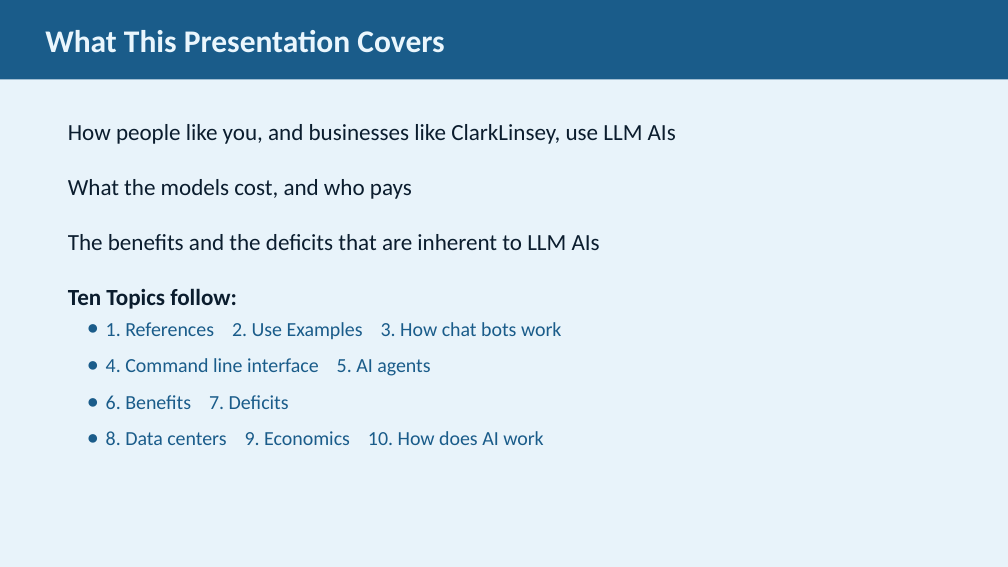
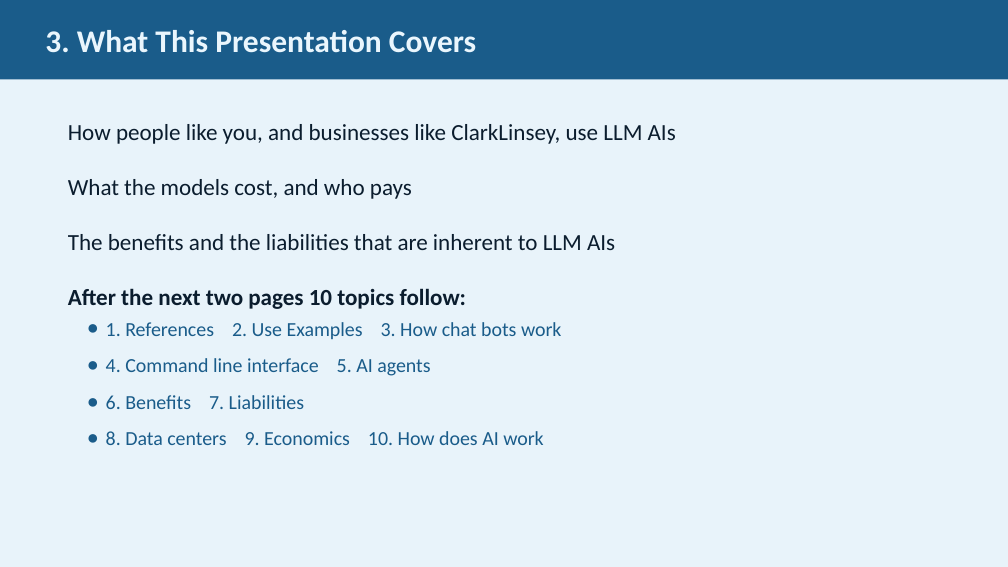
Before and after one commit to JimFawcett/NewSite, a slide deck: slide 3 of AI Presentation 2026/AI_Presentation.pptx (slide 4 before the commit). Drawn at 1008x567 pixels with LibreOffice and Linux fonts; fonts in the diff are those of the drawing. Boxes give left, top, right and bottom in pixels: in the first picture for what was removed or moved away, otherwise in the second. Text is boxed around its words. In the diff, an @@ line names an element or a change of style, - is before the commit and + after.

```diff
--- a/AI Presentation 2026/AI_Presentation.pptx
+++ b/AI Presentation 2026/AI_Presentation.pptx
@@ text in rectangle at box(45, 30, 476, 53): text changed @@
-What This Presentation Covers
+3. What This Presentation Covers
@@ text at box(68, 234, 615, 309): text changed @@
-The benefits and the deficits that are inherent to LLM AIs
-Ten Topics follow:
+The benefits and the liabilities that are inherent to LLM AIs
+After the next two pages 10 topics follow:
@@ text at box(106, 395, 304, 409): text changed @@
-  ● 6. Benefits 7. Deficits
+  ● 6. Benefits 7. Liabilities
```
Also in this commit, not shown: 28 other slides changed, 2 slides added, 15 other files.
